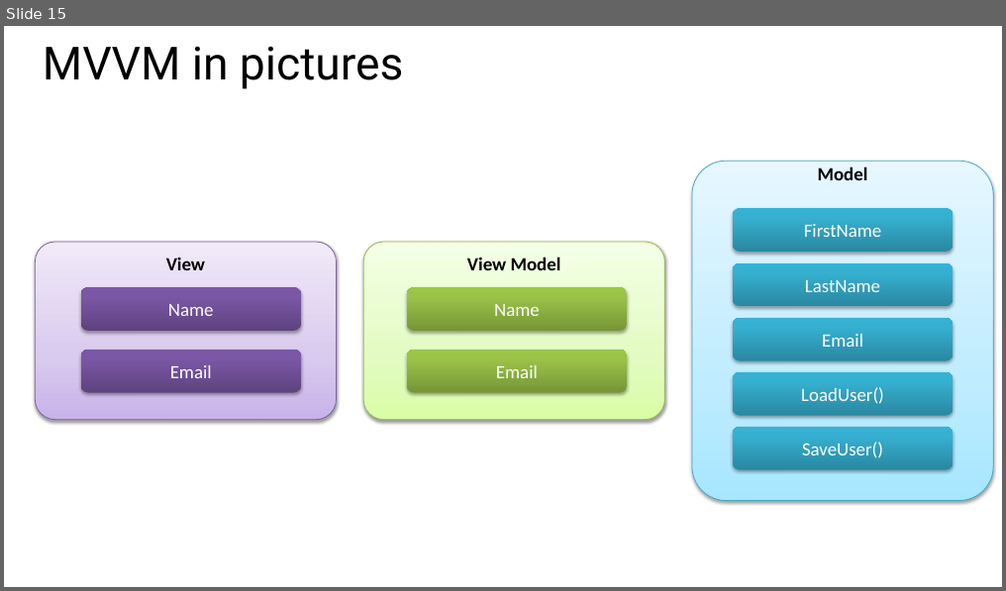
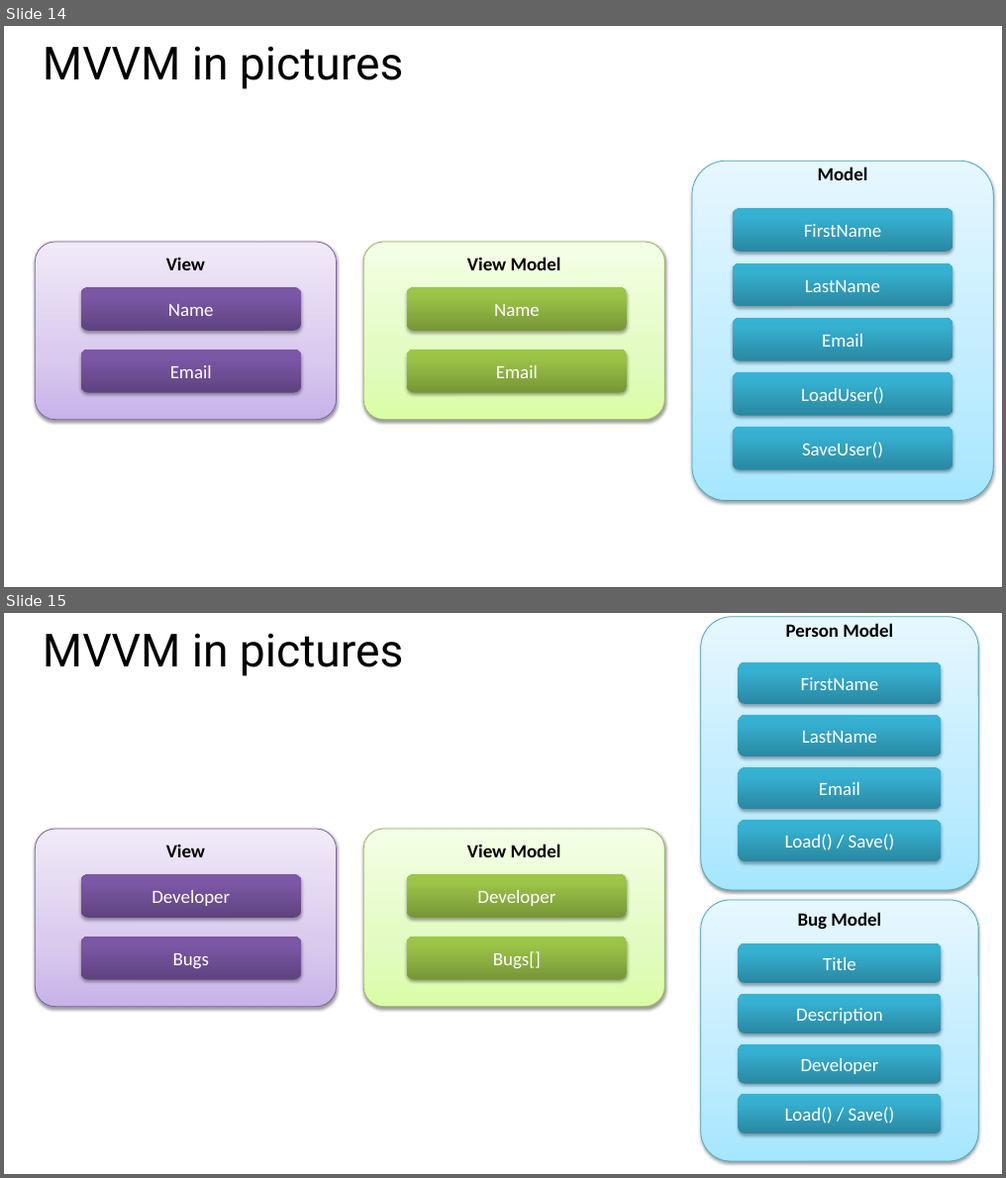
Before and after one commit to jongalloway/Knockout-MVA, a slide deck: Slides/1 - Introducing Knockout.pptx. Shown one above the other, each under a label of ours: slide 15 before the commit, slides 14 and 15 after it. The pictures are 1006x591 and 1006x1178 pixels, drawn with LibreOffice and Linux fonts; fonts in the diff are those of the drawing. Boxes give left, top, right and bottom in pixels: in the first picture for what was removed or moved away, otherwise in the second. Text is boxed around its words. In the diff, an @@ line names an element or a change of style, - is before the commit and + after.

```diff
--- a/Slides/1 - Introducing Knockout.pptx
+++ b/Slides/1 - Introducing Knockout.pptx
@@ slide 15 added at <box>4,613,1002,1174</box>, background #FFFFFF @@
@@ title added at <box>43,633,403,676</box>, 44 pt, text #000000 @@
+MVVM in pictures
@@ group added at <box>701,617,979,890</box>: 5 rounded rectangles @@
+Person Model
+FirstName
+Email
+LastName
+Load() / Save()
@@ rounded rectangle added at <box>36,829,337,1007</box>, fill gradient #C9B5E8 to #D8CBEE to #F0EAF9, outline #7D60A0 0.75 pt, 18 pt, text #000000, bold @@
+View
@@ rounded rectangle added at <box>363,829,664,1007</box>, fill gradient #DAFDA7 to #E4FCC2 to #F5FFE7, outline #98B955 0.75 pt, 18 pt, text #000000, bold @@
+View Model
@@ rounded rectangle added at <box>81,875,301,919</box>, fill gradient #5F4480 to #7B58A6 to #7C57A8, 18 pt, text #FFFFFF @@
+Developer
@@ rounded rectangle added at <box>407,875,627,919</box>, fill gradient #779737 to #9BC348 to #9DC746, 18 pt, text #FFFFFF @@
+Developer
@@ rounded rectangle added at <box>81,937,301,980</box>, fill gradient #5F4480 to #7B58A6 to #7C57A8, 18 pt, text #FFFFFF @@
+Bugs
@@ rounded rectangle added at <box>407,937,627,980</box>, fill gradient #779737 to #9BC348 to #9DC746, 18 pt, text #FFFFFF @@
+Bugs[]
@@ group added at <box>701,900,979,1161</box>: 5 rounded rectangles @@
+Bug Model
+Title
+Developer
+Description
+Load() / Save()
@@ what was slide 15 is now slide 14 @@
```
Also in this commit, not shown: 2 slides changed, 1 slide removed, 1 other file.
